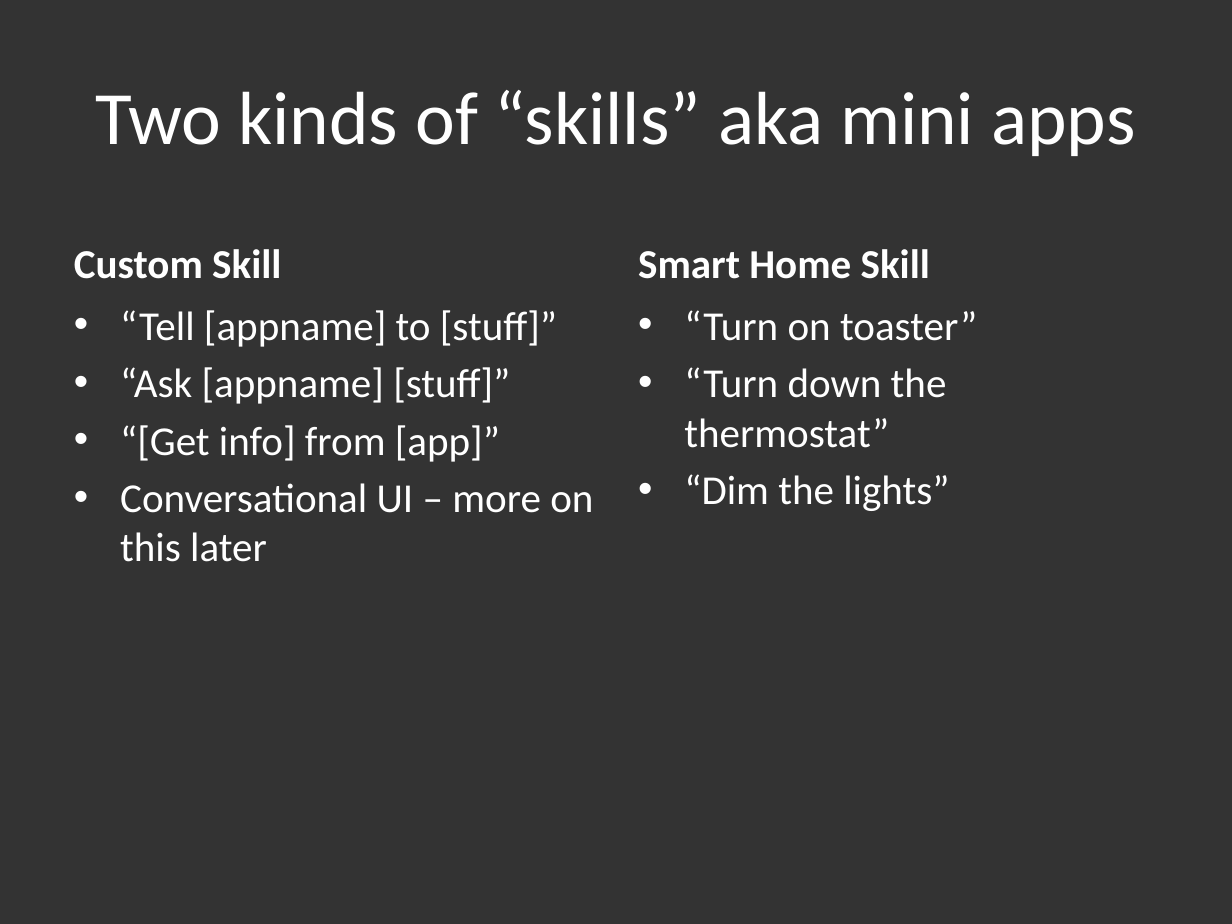
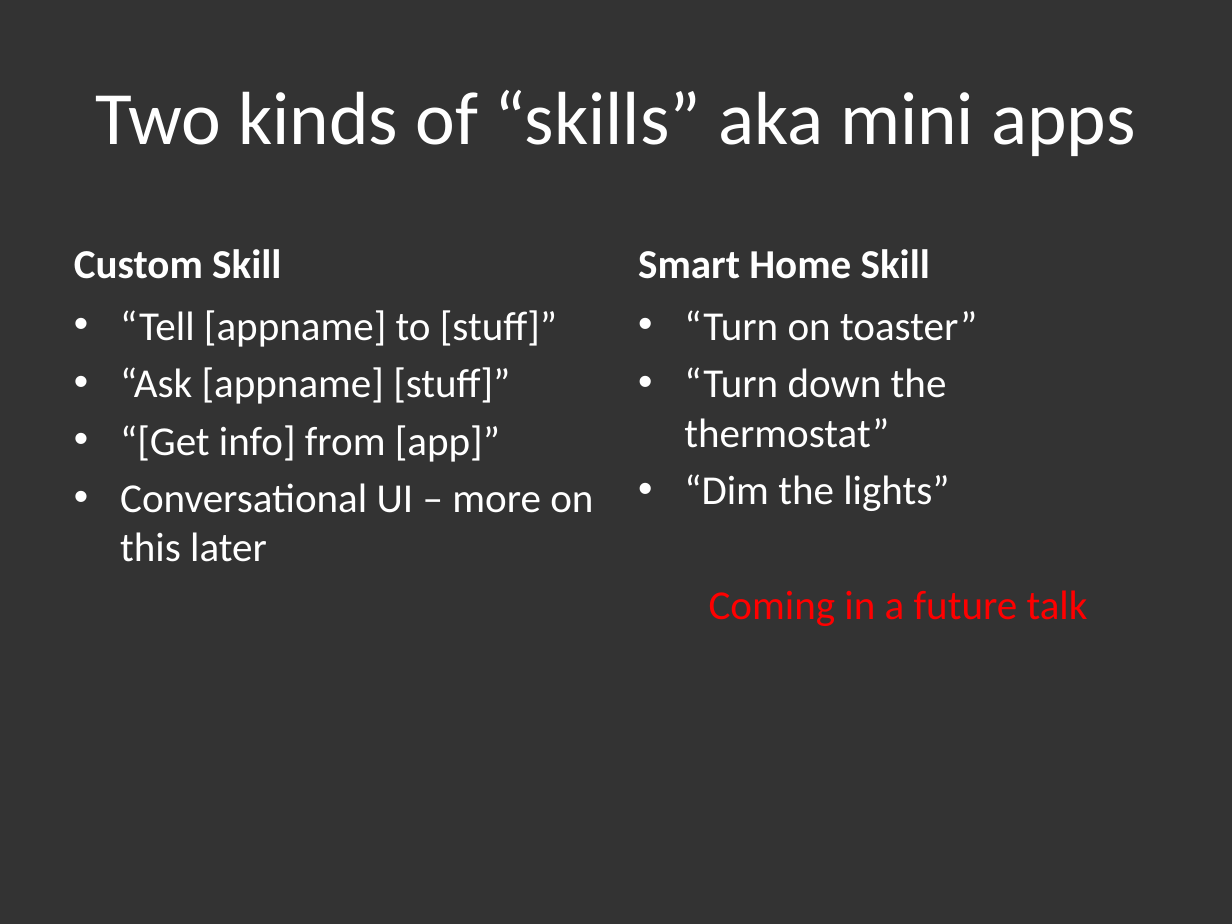
Before and after one commit to hlfshell/My-Robot-Friend---Alexa, a slide deck: slide 4 of My Robot Friend - Alexa.js.pptx. Drawn at 1232x924 pixels with LibreOffice and Linux fonts; fonts in the diff are those of the drawing. Boxes give left, top, right and bottom in pixels: in the first picture for what was removed or moved away, otherwise in the second. Text is boxed around its words. In the diff, an @@ line names an element or a change of style, - is before the commit and + after.

```diff
--- a/My Robot Friend - Alexa.js.pptx
+++ b/My Robot Friend - Alexa.js.pptx
@@ text at box(709, 590, 1088, 626): paragraph added @@
+Coming in a future talk
```
Also in this commit, not shown: 2 other slides changed, 1 slide added, 1 slide removed, 7 other files.
